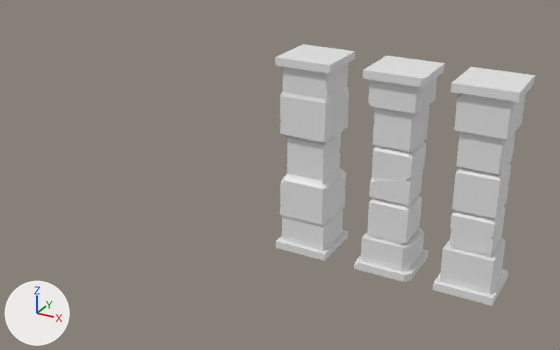
One commit to the Blender file introduction_section/section_2_modular_dungeon.blend: the scene before it, then after it.
Camera for both pictures: a 50 mm camera at (3.39, -9.6, 5.83) aimed at (-1.92, 0.06, 1.0). Arrows for +X, +Y and +Z are at lower left; the lights stay in place.

Names of what the first picture shows: 'column_1', 'column_2', 'column_3'.
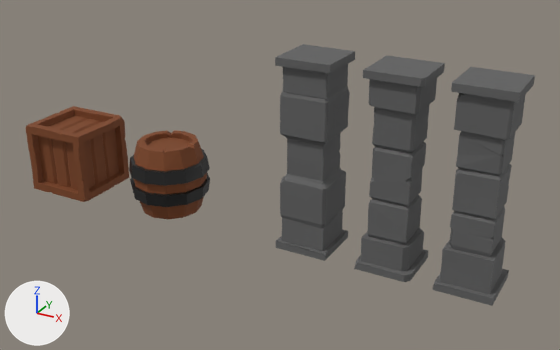
Changed parts and their boxes [x1, y1, x2, y2] in the pictures (560 x 350 px):
'column_2', recoloured
    both: [433, 67, 535, 306]
'column_3', recoloured
    both: [275, 44, 355, 261]
'column_1', recoloured
    both: [354, 56, 445, 282]
'crate', shown (brown)
    after: [26, 106, 129, 202]
'barrel', shown
    after: [129, 130, 210, 219]

Edits to the bpy script that builds the scene:
```text
Add mat_column:
    mat_column = principled_material('column')
    mat_column.base_color = (0.123, 0.123, 0.123)  # dark grey #626262
    mat_column.roughness = 0.853
Add mat_wood:
    mat_wood = principled_material('wood')
    mat_wood.base_color = (0.21, 0.0601, 0.016)  # brown #7e4522
    mat_wood.roughness = 0.824
Change me_cube:
    where me_cube.from_pydata(...)  # 366 vertices, 342 faces; spans x -0.6..0.611, y -0.607..0.612, z -0.602..0.611
    add me_cube.materials.append(mat_wood)  # brown #7e4522
Change me_cube_001:
    where me_cube_001.from_pydata(...)  # 174 vertices, 140 faces; spans x -0.42..0.42, y -0.42..0.42, z -1.5..1.5
    add me_cube_001.materials.append(mat_column)  # dark grey #626262
Change me_cube_002:
    where me_cube_002.from_pydata(...)  # 176 vertices, 145 faces; spans x -0.42..0.42, y -0.42..0.42, z -1.5..1.5
    add me_cube_002.materials.append(mat_column)  # dark grey #626262
Change me_cube_003:
    where me_cube_003.from_pydata(...)  # 168 vertices, 142 faces; spans x -0.42..0.42, y -0.42..0.42, z -1.5..1.5
    add me_cube_003.materials.append(mat_column)  # dark grey #626262
Change ob_barrel:
    remove ob_barrel.hide_set(True)
    ob_barrel.location: (0.0, 0.0, 0.6) -> (-4.0, 0.0, 0.6)
Change ob_crate:
    remove ob_crate.hide_set(True)
    ob_crate.location: (0.0, 0.0, 0.6) -> (-6.0, 0.0, 0.6)
```
